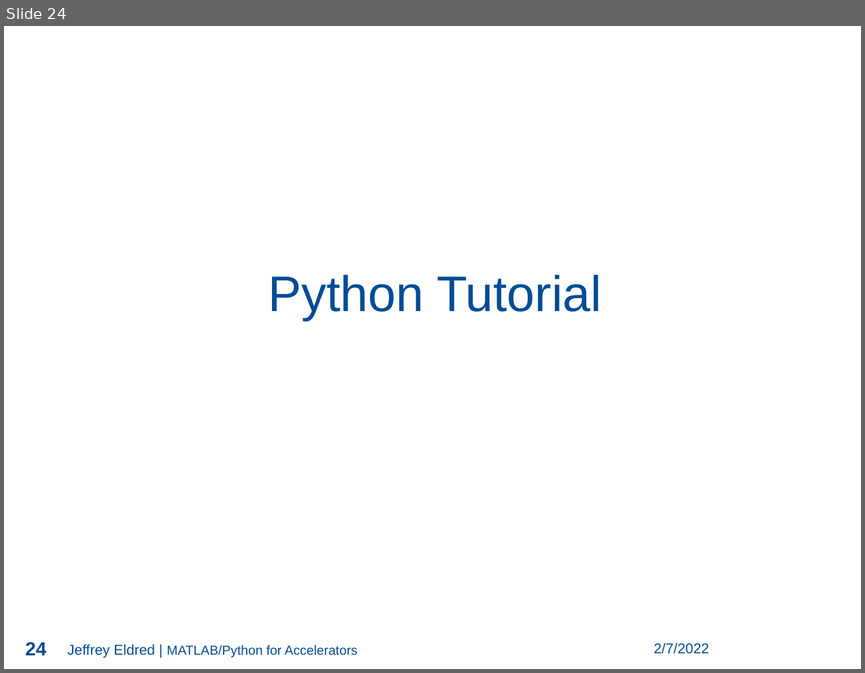
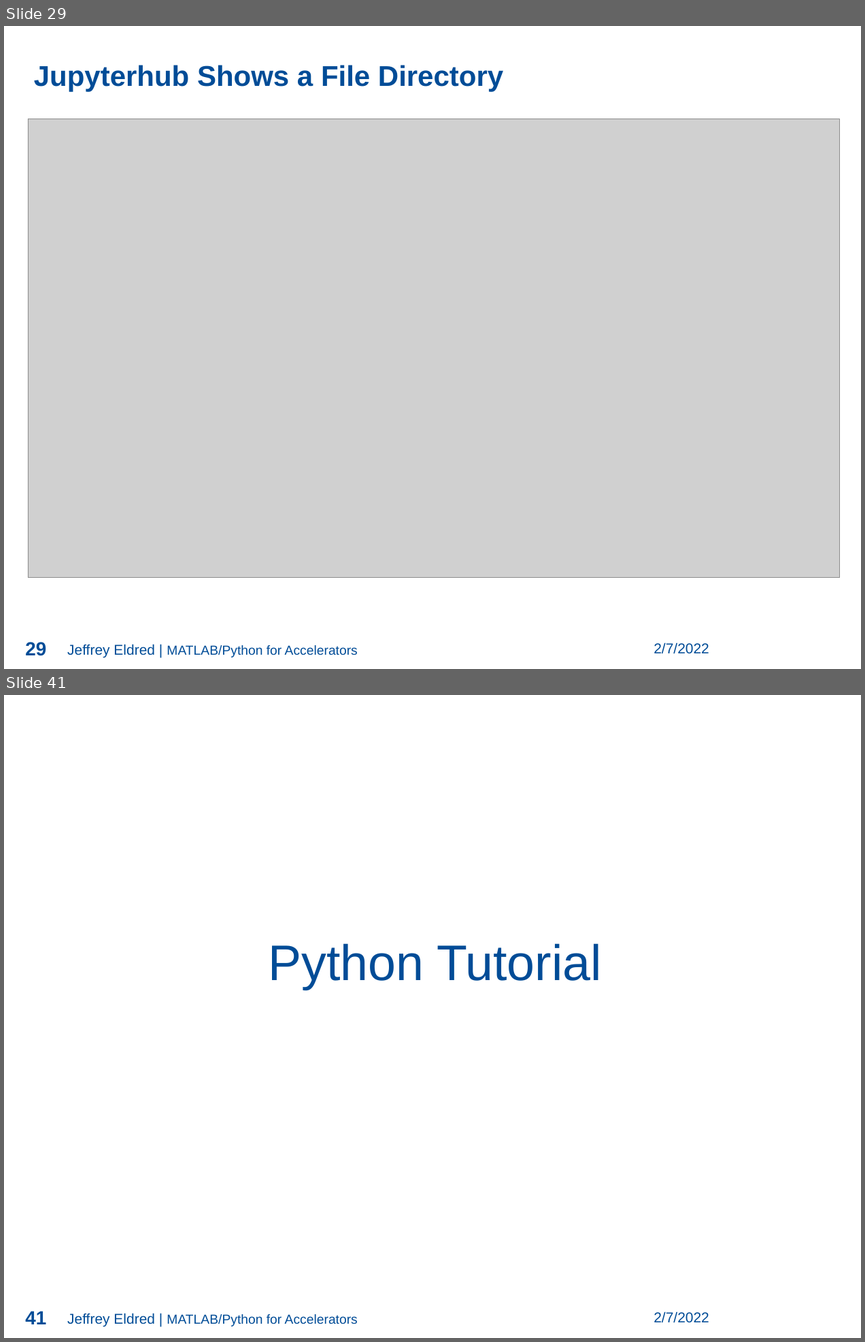
Before and after one commit to jseldred/USPAS_Python_2022, a slide deck: lectures/Eldred_1.pptx. Shown one above the other, each under a label of ours: slide 24 before the commit, slides 29 and 41 after it; the slides between them are not shown. The pictures are 865x673 and 865x1342 pixels, drawn with LibreOffice and Linux fonts; fonts in the diff are those of the drawing; grey boxes stand for pictures; background and template pictures are left out. Boxes give left, top, right and bottom in pixels: in the first picture for what was removed or moved away, otherwise in the second. Text is boxed around its words. In the diff, an @@ line names an element or a change of style, - is before the commit and + after.

```diff
--- a/lectures/Eldred_1.pptx
+++ b/lectures/Eldred_1.pptx
@@ slide 29 added at <box>4,26,861,669</box>, background picture (left out) @@
@@ page number added at <box>718,26,814,55</box>, 18 pt, text #FFFFFF @@
+29
@@ page number added at <box>718,27,815,59</box>, 18 pt, text #FFFFFF @@
+29
@@ text added at <box>34,65,503,91</box>, 24 pt, text #004C97, bold @@
+Jupyterhub Shows a File Directory
@@ picture added at <box>28,118,839,577</box> @@
@@ page number added at <box>25,641,46,656</box>, 16 pt, text #004C97, bold @@
+29
@@ text added at <box>67,643,358,657</box>, 11 pt, text #004C97 @@
+Jeffrey Eldred | MATLAB/Python for Accelerators
@@ text added at <box>653,642,709,654</box>, 12 pt, text #004C97 @@
+2/7/2022
@@ what was slide 24 is now slide 41 @@
@@ page number at <box>25,1310,46,1324</box>: text changed @@
-24
+41
```
Also in this commit, not shown: 6 slides changed, 16 other slides added.
